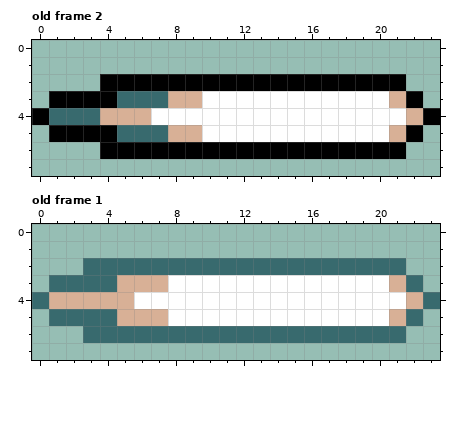
One commit to this pixel-art file: game/assets/source/enemy-diamond-laserbeam.ase. The picture above is the old version.
24x8 pixels, 2 frames. Shown: old frame 2, old frame 1. The commit also changed other frames, which this record leaves out.
The result:
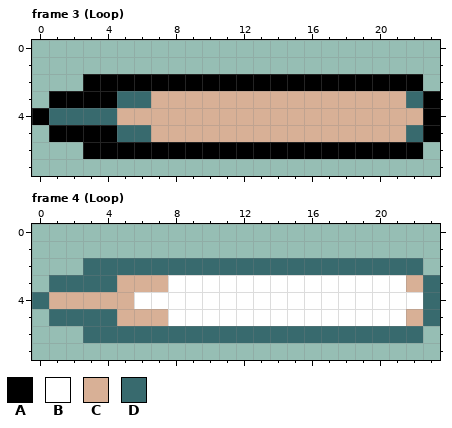
Palette (. is transparent): A #000000  B #ffffff  C #d8b096  D #386a6e
A new or re-ordered frame is compared with the old frame closest to it.
Changes in this commit:
frames 2 -> 4
Frame 3 (Loop) is new; against old frame 2:
Colour A is added in row 2 at x 3 and 22; in row 3 at x 23; in row 5 at x 23; in row 6 at x 3 and 22.
Colour C replaces colour B in row 3 at x 10 to 20; in row 4 at x 7 to 21; in row 5 at x 10 to 20.
Colour C replaces colour D in row 3 at x 7; in row 5 at x 7.
Colour D replaces colour A in row 3 at x 22; in row 5 at x 22.
Colour D replaces colour C in row 4 at x 4.
Frame 4 (Loop) is new; against old frame 1:
Colour B replaces colour C in row 3 at x 21; in row 4 at x 22; in row 5 at x 21.
Colour C replaces colour D in row 3 at x 22; in row 5 at x 22.
Colour D is added in row 2 at x 22; in row 3 at x 23; in row 5 at x 23; in row 6 at x 22.
